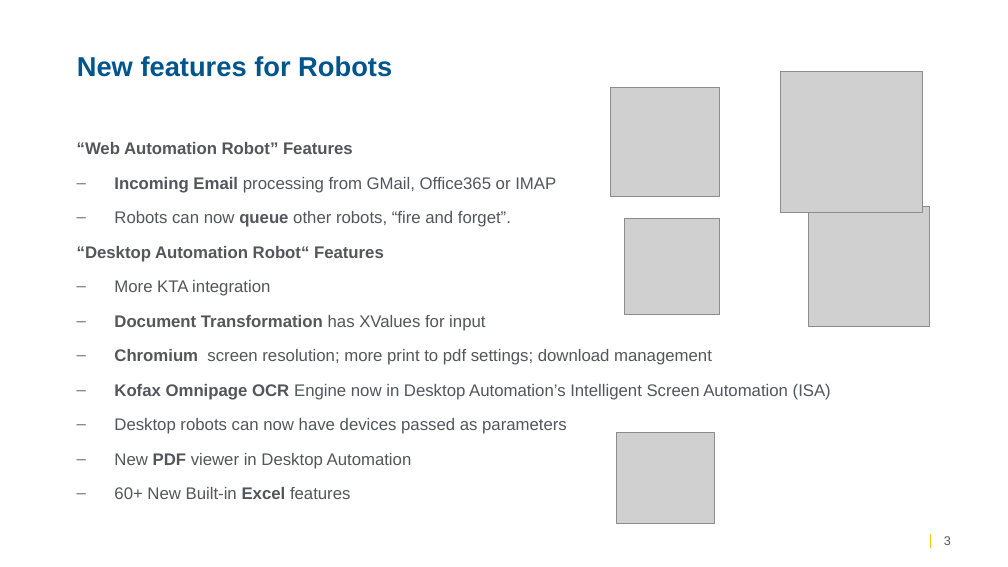
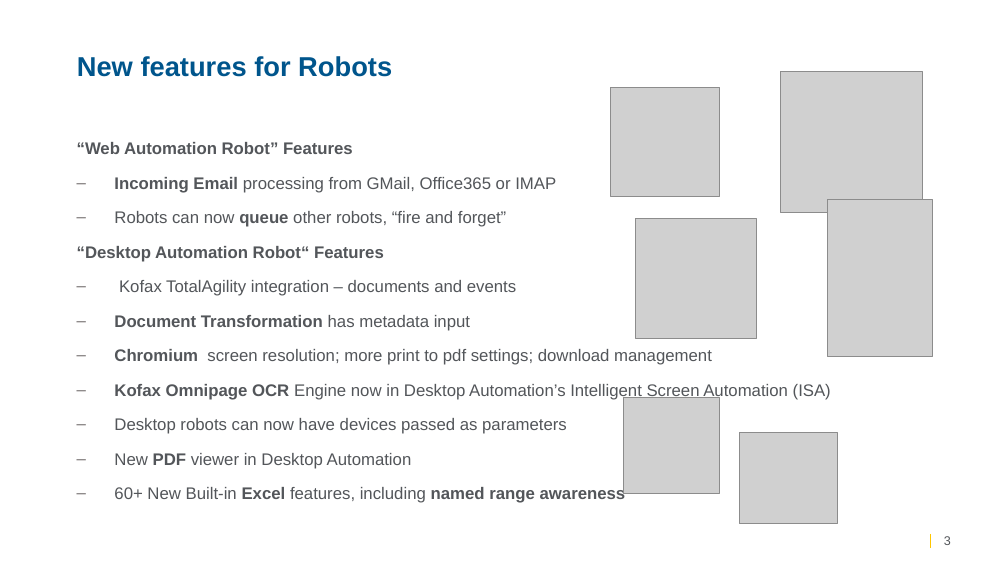
Before and after one commit to TungstenRPA/RPA-11.1, a slide deck: slide 3 of Whats new Kofax RPA 11.1 _ partner.pptx. Drawn at 1008x567 pixels with LibreOffice and Linux fonts; fonts in the diff are those of the drawing; grey boxes stand for pictures; background and template pictures are left out. Boxes give left, top, right and bottom in pixels: in the first picture for what was removed or moved away, otherwise in the second. Text is boxed around its words. In the diff, an @@ line names an element or a change of style, - is before the commit and + after.

```diff
--- a/Whats new Kofax RPA 11.1 _ partner.pptx
+++ b/Whats new Kofax RPA 11.1 _ partner.pptx
@@ picture: place and size @@
-picture at bbox=[809, 206, 929, 327]
+picture at bbox=[828, 200, 932, 357]
@@ text at bbox=[114, 211, 506, 227]: text changed @@
-  – Robots can now queue other robots, “fire and forget”.
+  – Robots can now queue other robots, “fire and forget”
@@ picture added at bbox=[636, 219, 756, 339] @@
@@ text at bbox=[114, 280, 516, 331]: text changed @@
-  – More KTA integration
-  – Document Transformation has XValues for input
+  – Kofax TotalAgility integration – documents and events
+  – Document Transformation has metadata input
@@ picture: place and size @@
-picture at bbox=[625, 219, 720, 314]
+picture at bbox=[624, 398, 719, 493]
@@ picture: place and size @@
-picture at bbox=[616, 433, 715, 523]
+picture at bbox=[740, 433, 838, 523]
@@ text at bbox=[114, 485, 626, 503]: text changed @@
-  – 60+ New Built-in Excel features
+  – 60+ New Built-in Excel features, including named range awareness
```
Also in this commit, not shown: 14 other slides changed, 1 slide added.
